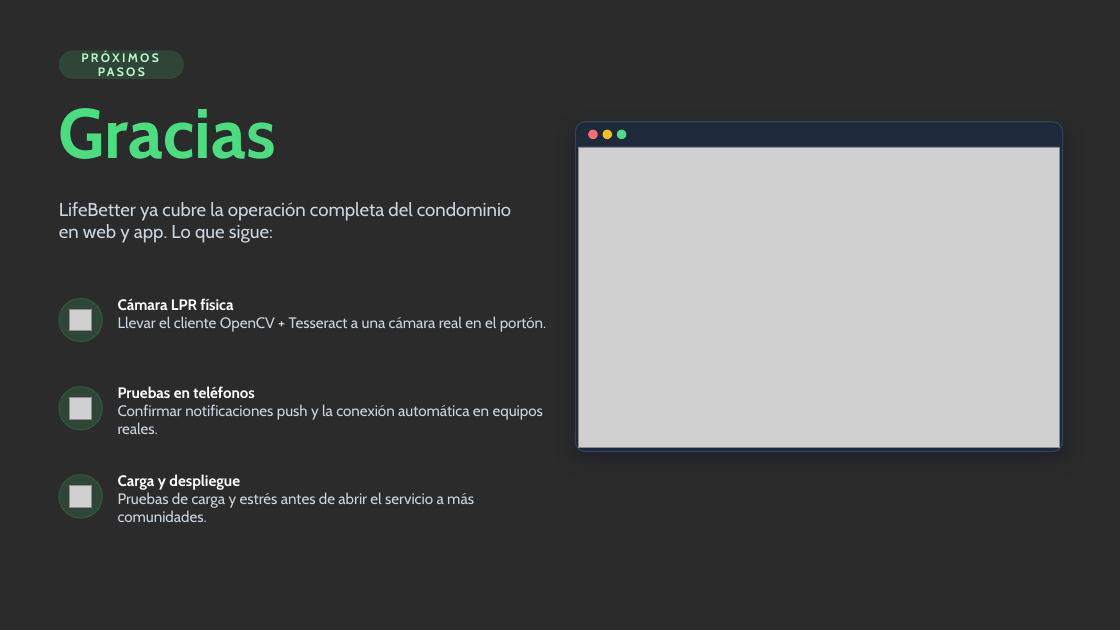
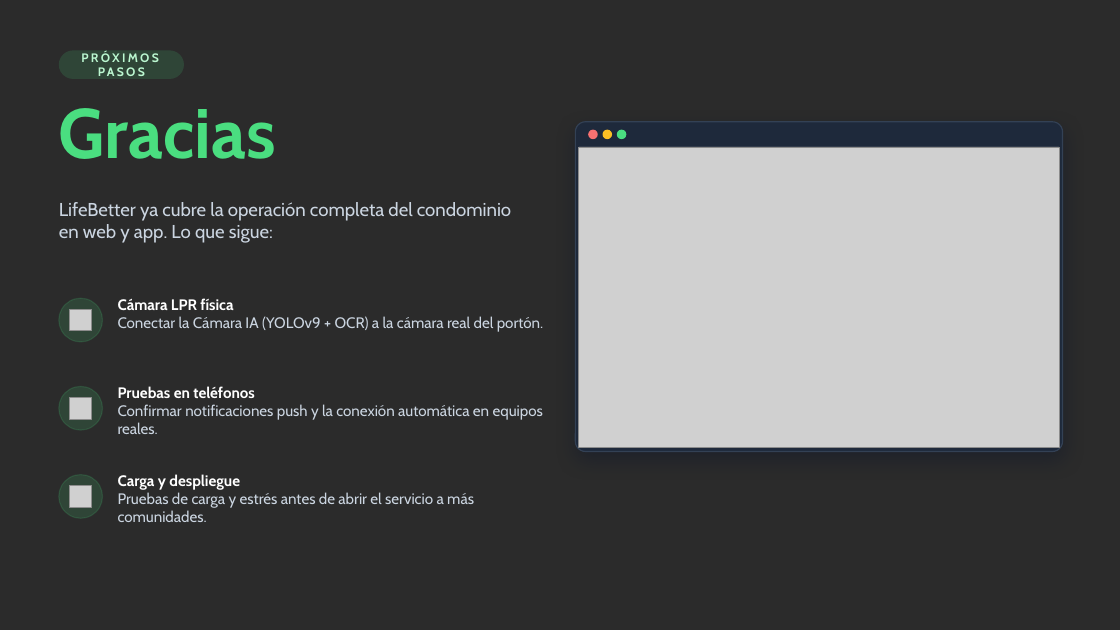
Before and after one commit to Ela04/Capstone, a slide deck: slide 14 of Fase 2/Evidencias Proyecto/Presentación Proyecto Fase 2.pptx. Drawn at 1120x630 pixels with LibreOffice and Linux fonts; fonts in the diff are those of the drawing; grey boxes stand for pictures; background and template pictures are left out; a plain dark background stands for a picture behind light text. Boxes give left, top, right and bottom in pixels: in the first picture for what was removed or moved away, otherwise in the second. Text is boxed around its words. In the diff, an @@ line names an element or a change of style, - is before the commit and + after.

Commit message:
docs: actualiza documentos con Cámara IA YOLOv9 + OCR, botón de emergencia y video del Home

```diff
--- a/Fase 2/Evidencias Proyecto/Presentación Proyecto Fase 2.pptx
+++ b/Fase 2/Evidencias Proyecto/Presentación Proyecto Fase 2.pptx
@@ text at <box>118,316,544,332</box>: text changed @@
-Llevar el cliente OpenCV + Tesseract a una cámara real en el portón.
+Conectar la Cámara IA (YOLOv9 + OCR) a la cámara real del portón.
```
Also in this commit, not shown: 5 other slides changed, 37 other files.
